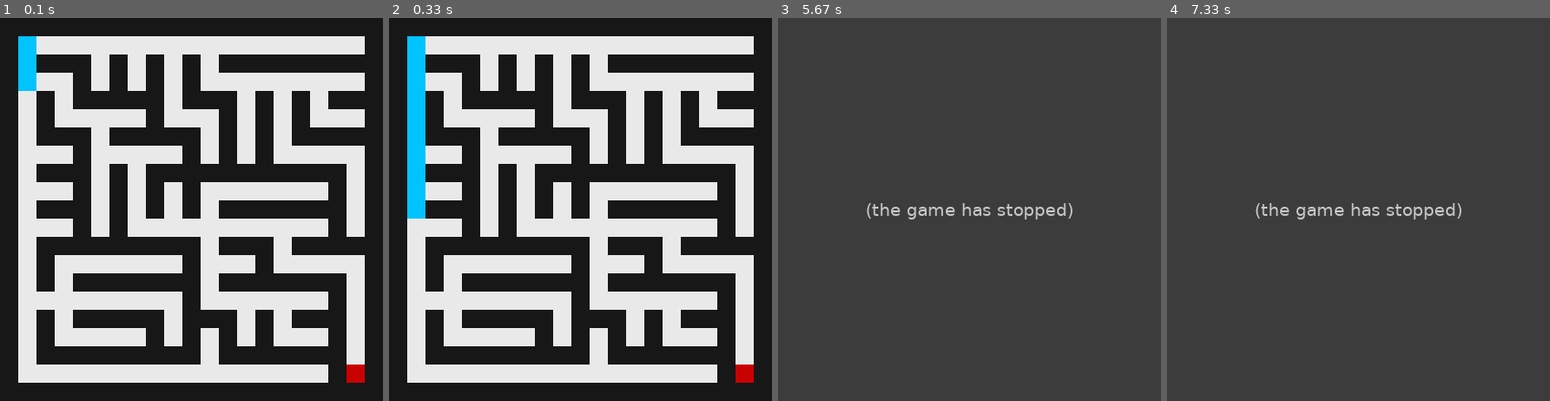
Above: before the commit, frames 1-4 (left to right).
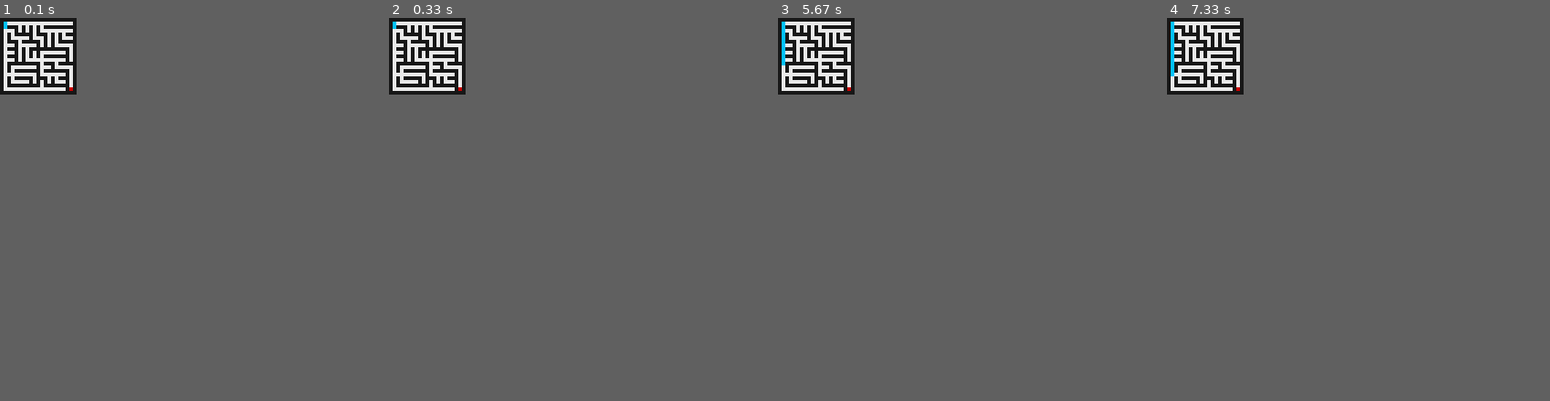
Above: after the commit, the same moments.

Repository: Ezfeik/IA_pygame
Game: pygame game, started from Pygame/main.py
Same seed, same stepped clock (60 frames per second), same inputs: the game is played once before the commit and once after it.
Inputs:
- Up to frame 1 (0.1 s): no input
- Up to frame 2 (0.33 s): no input
- Up to frame 3 (5.67 s): no input
- Up to frame 4 (7.33 s): no input
In our replay, the window is 420x420 before the commit and 84x84 after it. These sizes can differ from the game's own. Grey fills any space a smaller window leaves; there, only what the larger window draws over its background counts as a difference.

The runs differ from the first frame. In frame 1, 46% of the frame differs, in the area x 0-96%, y 0-96%; in frame 2, 46%; in frame 3, 4.7%; in frame 4, 4.7%.
Before the commit the program exited at 5.4 s; later frames show no game.

Commit message:
the code is now full in english

Diff:
--- a/Pygame/main.py
+++ b/Pygame/main.py
@@ -4,10 +4,7 @@
 #initialize pygame
 pygame.init()
 
-WIDTH = 420
-HEIGHT = 420
-
-SIZE_BLOCK = 20
+SIZE_BLOCK = 4
 
 WIDTH = 420
 HEIGHT = 420
@@ -35,7 +32,7 @@
 
     def move(self, temp_pos, maze):
         self.position = temp_pos
-        maze.historial.append(temp_pos)
+        maze.record.append(temp_pos)
         print(f"current player position: {self.position}")
 
 
@@ -44,7 +41,7 @@
     def __init__(self):
         self.spaces = []
         self.queue = []
-        self.historial = []
+        self.record = []
         self.end = []
 
     def left_pop(self):
@@ -53,12 +50,12 @@
     def get_spaces(self):
         return self.spaces
 
-    def get_historial(self):
-        return self.historial
+    def get_record(self):
+        return self.record
 
     def can_move(self, player, move):
         temp_pos = (player.position[0]+move[0], player.position[1]+move[1])
-        if (temp_pos in self.spaces) and not (temp_pos in self.historial):
+        if (temp_pos in self.spaces) and not (temp_pos in self.record):
             return temp_pos
 
     def finished(self, pos):
@@ -120,7 +117,7 @@
             elif maze_map[f][c] == "I":
                 player = Player((f,c))
                 print(f"start position: {player.get_position()}")
-                maze.historial.append((f,c))
+                maze.record.append((f,c))
                 maze.spaces.append((f,c))
 
     maze.draw(screen, maze_map)
@@ -152,6 +149,6 @@
 
         player.move(maze.left_pop(), maze)
         player.draw(screen)
-        clock.tick(30)
+        clock.tick(2)
 
         pygame.display.update()
